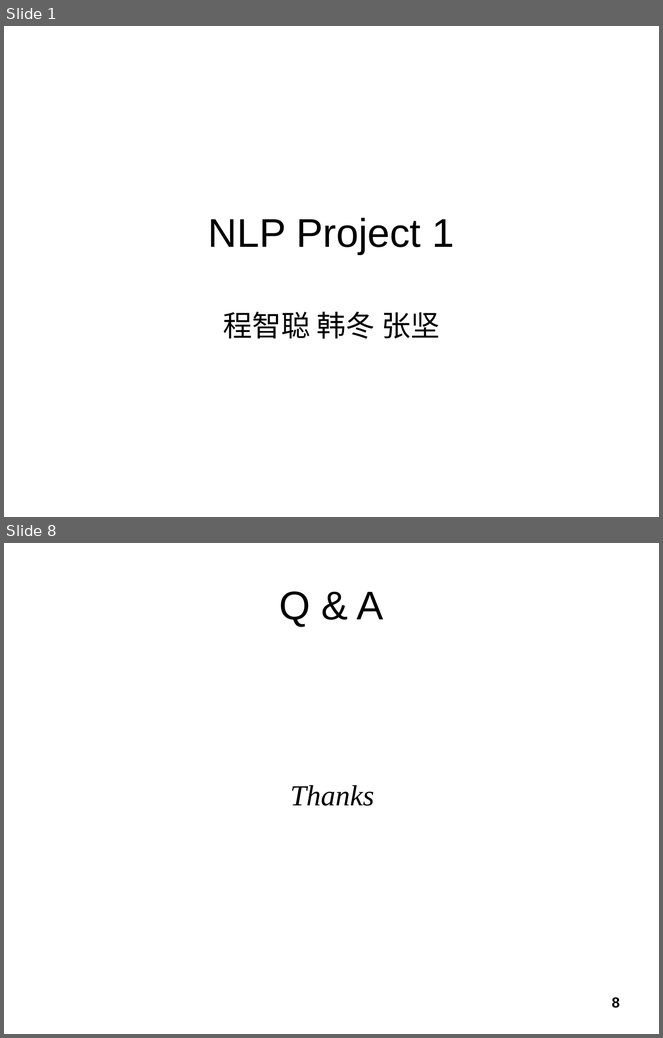
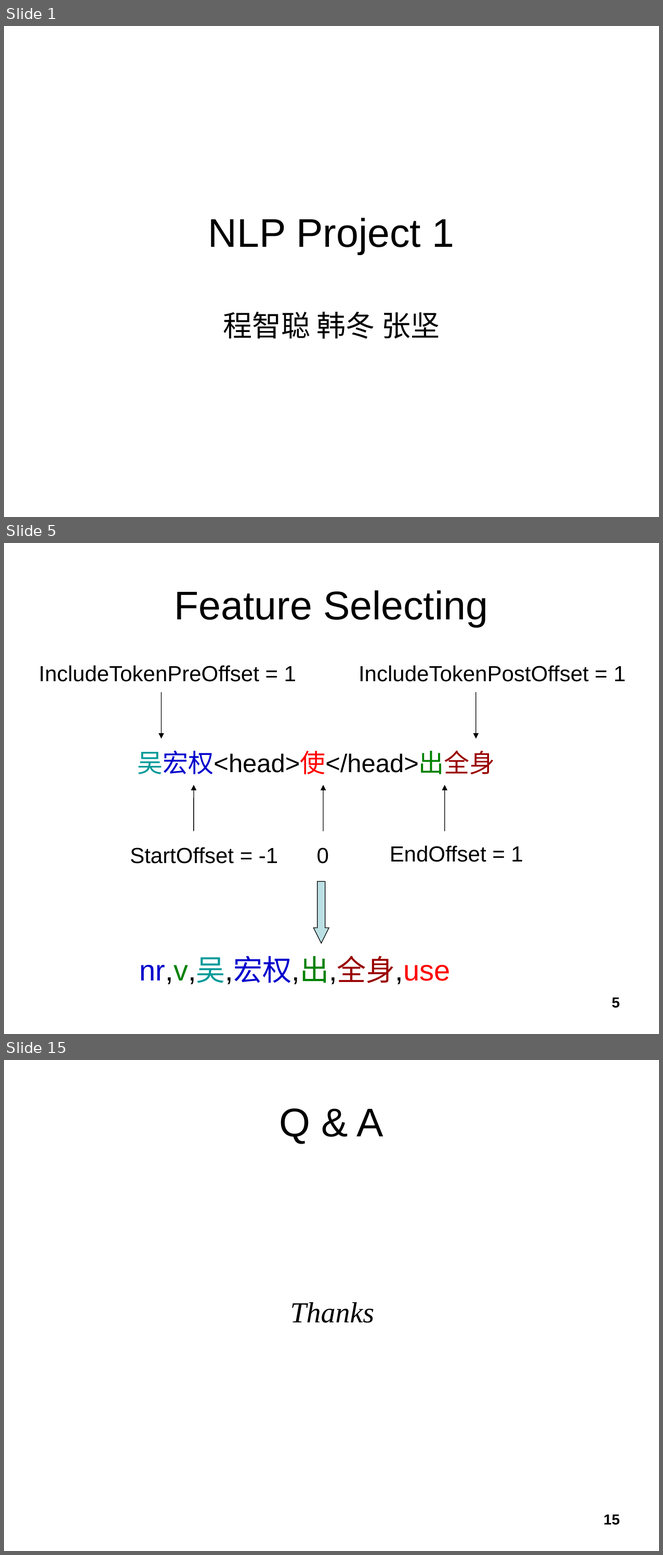
Before and after one commit to tallshort/nlpcourse, a slide deck: reports/NLP Project 1.ppt. Shown one above the other, each under a label of ours: slides 1 and 8 before the commit, slides 1, 5 and 15 after it; the slides between them are not shown. The pictures are 663x1038 and 663x1555 pixels, drawn with LibreOffice and Linux fonts; fonts in the diff are those of the drawing. Boxes give left, top, right and bottom in pixels: in the first picture for what was removed or moved away, otherwise in the second. Text is boxed around its words. In the diff, an @@ line names an element or a change of style, - is before the commit and + after.

```diff
--- a/reports/NLP Project 1.ppt
+++ b/reports/NLP Project 1.ppt
@@ slide 5 added at <box>4,543,659,1034</box>, background #FFFFFF @@
@@ title added at <box>175,590,488,627</box>, 44 pt, text #000000 @@
+Feature Selecting
@@ text added at <box>39,665,296,682</box>, 24 pt, text #000000 @@
+IncludeTokenPreOffset = 1
@@ text added at <box>359,665,626,682</box>, 24 pt, text #000000 @@
+IncludeTokenPostOffset = 1
@@ arrow added from (161, 692) to (161, 739), #000000 0.74 pt @@
@@ arrow added from (476, 692) to (476, 739), #000000 0.74 pt @@
@@ text added at <box>138,750,495,775</box>, 28 pt, text #000000 @@
+吴宏权<head>使</head>出全身
@@ arrow added from (194, 831) to (194, 785), #000000 0.74 pt @@
@@ arrow added from (323, 831) to (323, 785), #000000 0.74 pt @@
@@ arrow added from (445, 831) to (445, 785), #000000 0.74 pt @@
@@ text added at <box>130,847,278,864</box>, 24 pt, text #000000 @@
+StartOffset = -1
@@ text added at <box>317,848,329,864</box>, 24 pt, text #000000 @@
+0
@@ text added at <box>390,846,523,862</box>, 24 pt, text #000000 @@
+EndOffset = 1
@@ down arrow added at <box>314,882,330,943</box>, fill #BBE0E3, outline #000000 0.74 pt @@
@@ text added at <box>140,958,451,985</box>, 32 pt, text #000000 @@
+nr,v,吴,宏权,出,全身,use
@@ page number added at <box>612,997,620,1008</box>, 16 pt, text #000000, bold @@
+5
@@ what was slide 8 is now slide 15 @@
@@ page number at <box>604,1514,620,1525</box>: text changed @@
-8
+15
```
Also in this commit, not shown: 5 slides changed, 7 other slides added, 1 slide removed.
